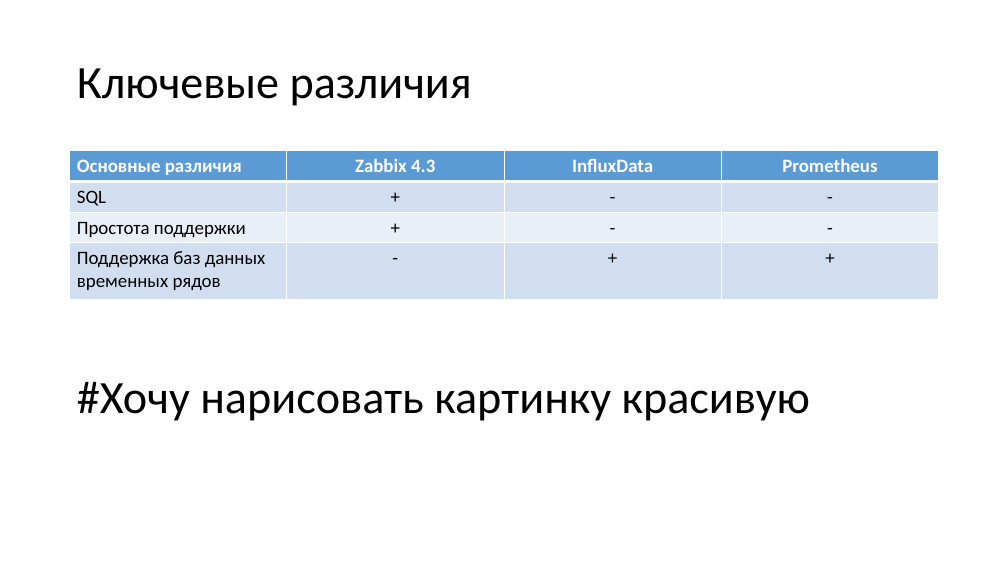
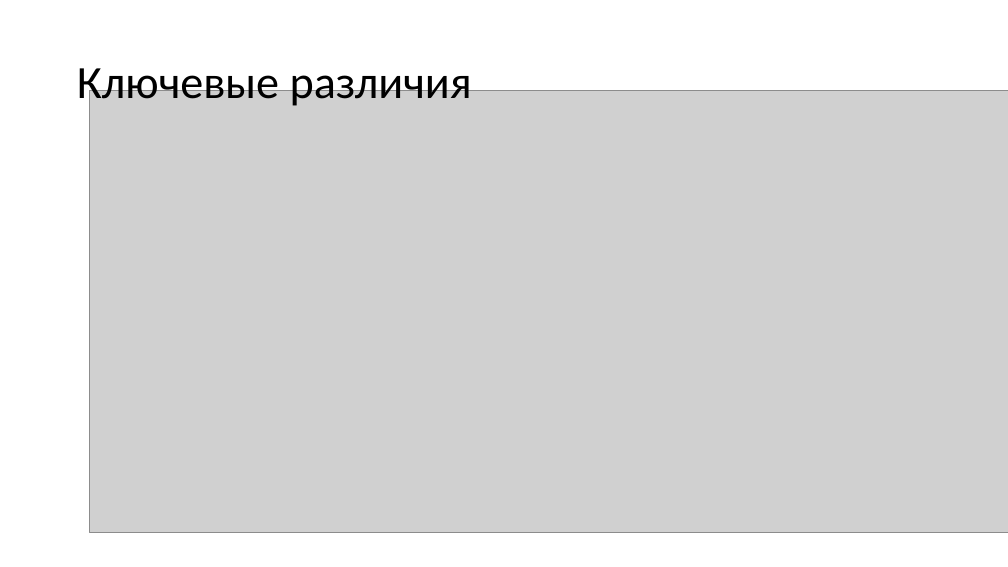
Before and after one commit to RanFog/VKR, a slide deck: slide 5 of Презентация к защите.pptx. Drawn at 1008x567 pixels with LibreOffice and Linux fonts; fonts in the diff are those of the drawing; grey boxes stand for pictures. Boxes give left, top, right and bottom in pixels: in the first picture for what was removed or moved away, otherwise in the second. Text is boxed around its words. In the diff, an @@ line names an element or a change of style, - is before the commit and + after.

```diff
--- a/Презентация к защите.pptx
+++ b/Презентация к защите.pptx
@@ picture added at box(90, 90, 1008, 532) @@
@@ table removed at box(70, 151, 941, 300), 4 rows, 4 columns @@
-Основные различия | Zabbix 4.3 | InfluxData | Prometheus
-SQL | + | - | -
-Простота поддержки | + | - | -
-Поддержка баз данных временных рядов | - | + | +
@@ text removed at box(77, 381, 810, 421) @@
-#Хочу нарисовать картинку красивую
```
Also in this commit, not shown: 4 other slides changed, 1 slide added, 1 slide removed, 10 other files.
